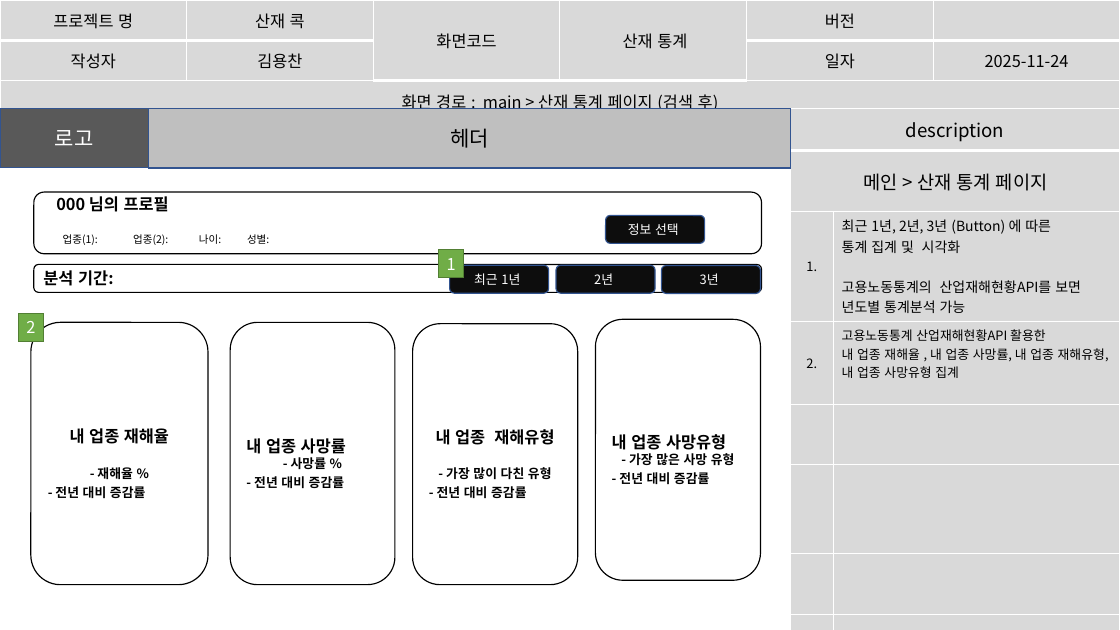
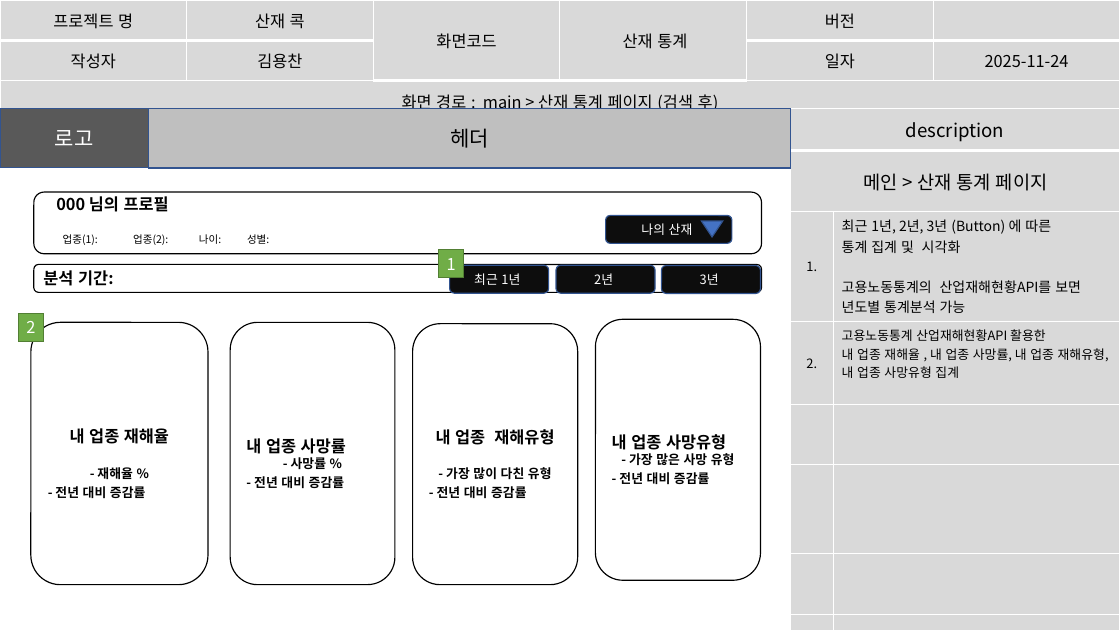
Before and after one commit to imyongchan/source, a slide deck: slide 30 of 최종 기획/스토리보드1201.pptx. Drawn at 1120x630 pixels with LibreOffice and Linux fonts; fonts in the diff are those of the drawing. Boxes give left, top, right and bottom in pixels: in the first picture for what was removed or moved away, otherwise in the second. Text is boxed around its words. In the diff, an @@ line names an element or a change of style, - is before the commit and + after.

```diff
--- a/최종 기획/스토리보드1201.pptx
+++ b/최종 기획/스토리보드1201.pptx
@@ rounded rectangle "나의 산재" resized from (x1=606, y1=215, x2=705, y2=243) to (x1=606, y1=215, x2=732, y2=243) @@
@@ text in rounded rectangle at (x1=641, y1=223, x2=693, y2=235): text changed @@
-정보 선택
+나의 산재
@@ triangle added at (x1=702, y1=221, x2=723, y2=237), fill #4472C4, outline #325491 1 pt @@
```
Also in this commit, not shown: 13 other slides changed, 1 slide added, 1 slide removed.
